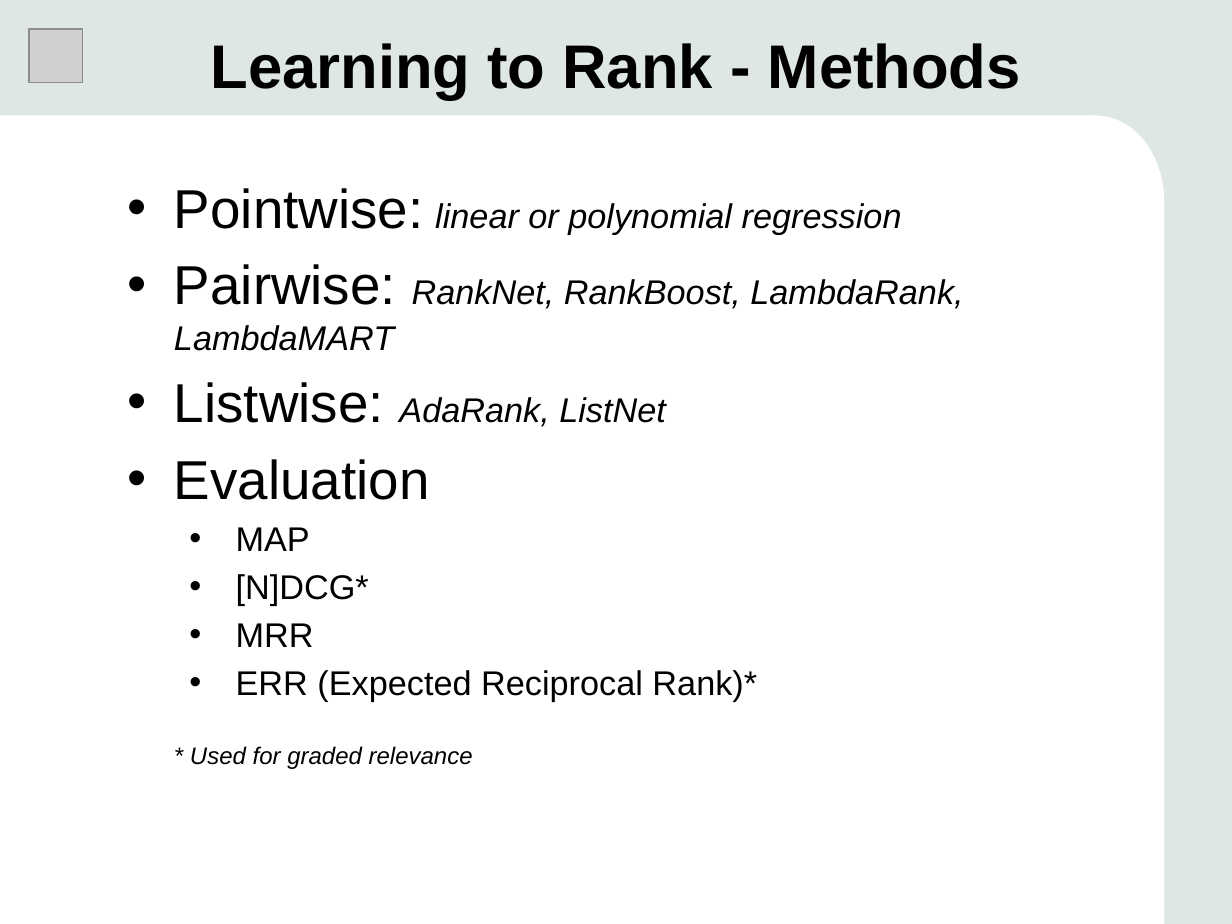
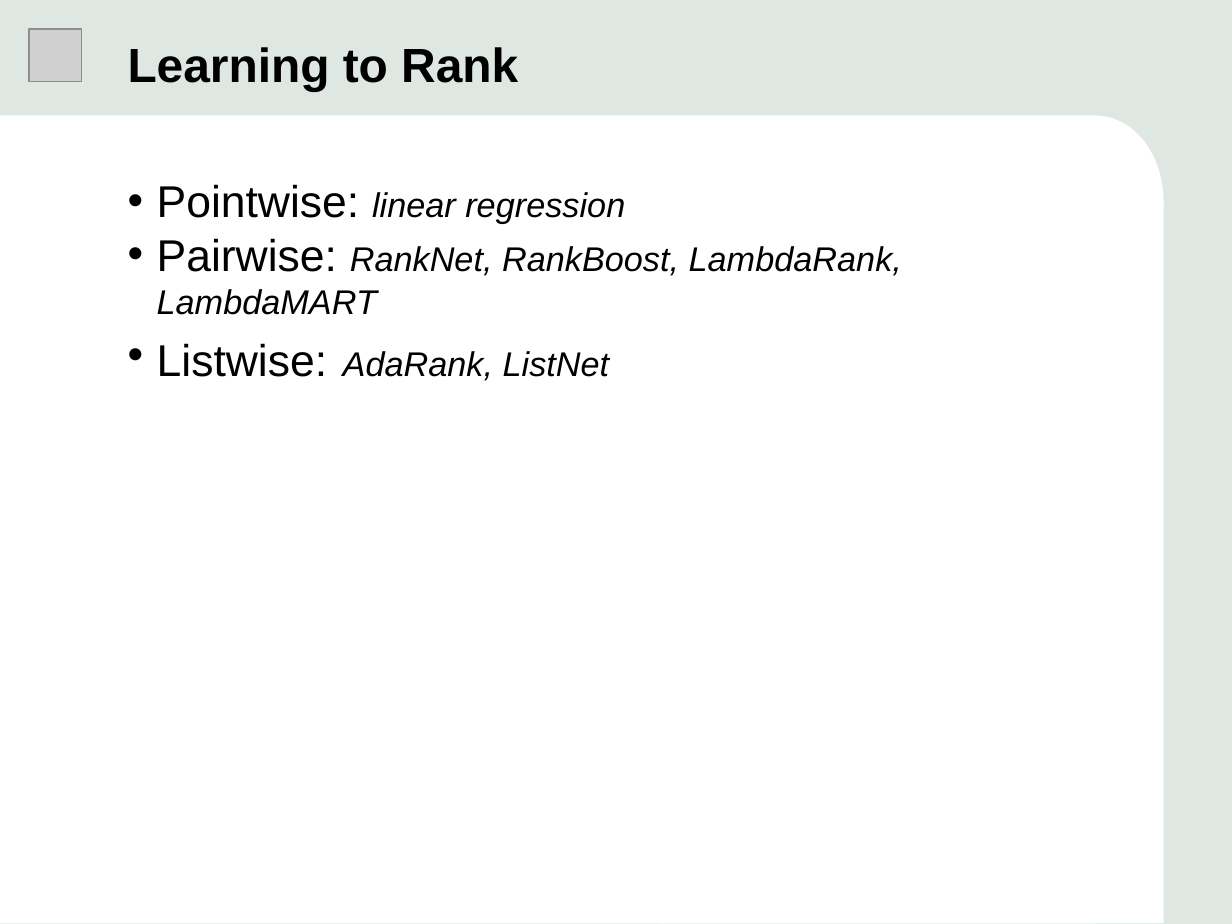
Before and after one commit to czxrrr/expert-retrieval-translators, a slide deck: slide 22 of presentation/presentation.pptx (slide 7 before the commit). Drawn at 1232x924 pixels with LibreOffice and Linux fonts; fonts in the diff are those of the drawing; grey boxes stand for pictures. Boxes give left, top, right and bottom in pixels: in the first picture for what was removed or moved away, otherwise in the second. Text is boxed around its words. In the diff, an @@ line names an element or a change of style, - is before the commit and + after.

```diff
--- a/presentation/presentation.pptx
+++ b/presentation/presentation.pptx
@@ text at (128,47,518,91): text changed; size 36 to 28 pt @@
-Learning to Rank - Methods
+Learning to Rank
@@ text at (157,184,625,224): text changed @@
-• Pointwise: linear or polynomial regression
+• Pointwise: linear regression
@@ text at (157,238,902,381): size 32 to 26 pt in "Pairwise:", "Listwise:"; indent changed; less space between paragraphs @@
@@ text at (174,459,757,769): paragraphs removed @@
-• Evaluation
-  • MAP
-  • [N]DCG*
-  • MRR
-  • ERR (Expected Reciprocal Rank)*
-* Used for graded relevance
```
Also in this commit, not shown: 6 other slides changed, 23 slides added, 3 slides removed, 19 other files.
